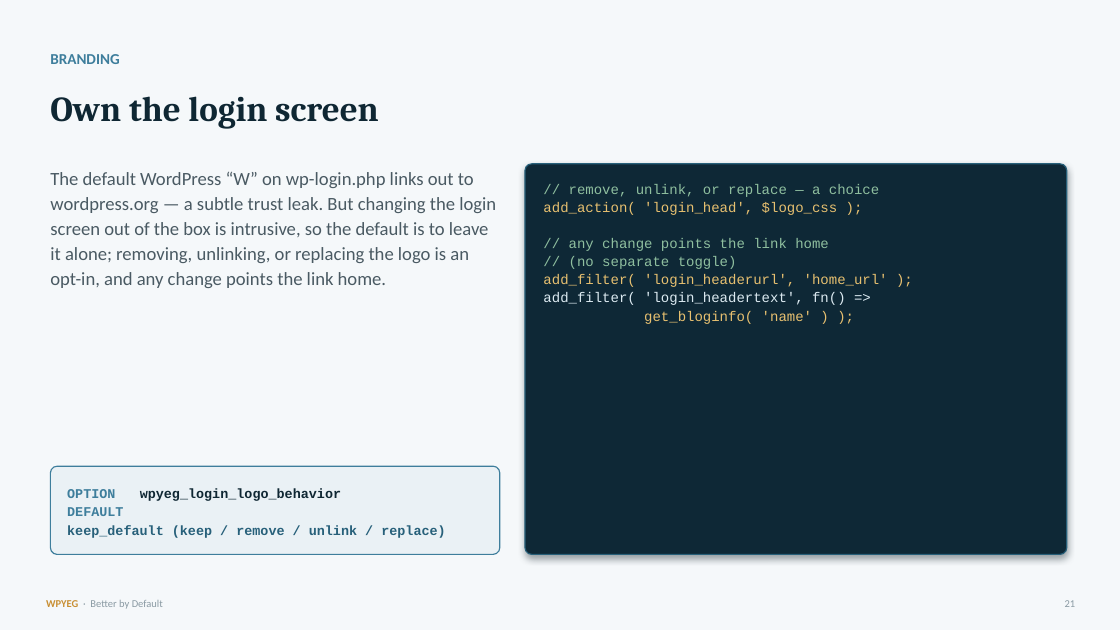
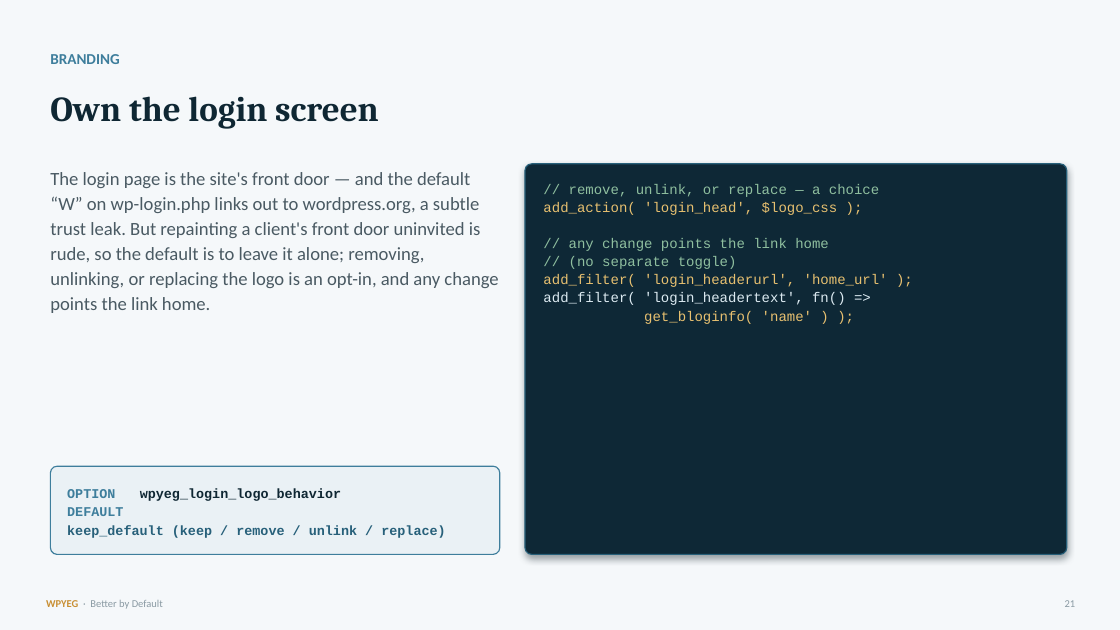
Before and after one commit to WPYEG/Better-by-Default, a slide deck: slide 21 of workshop/Better-by-Default.pptx. Drawn at 1120x630 pixels with LibreOffice and Linux fonts; fonts in the diff are those of the drawing. Boxes give left, top, right and bottom in pixels: in the first picture for what was removed or moved away, otherwise in the second. Text is boxed around its words. In the diff, an @@ line names an element or a change of style, - is before the commit and + after.

```diff
--- a/workshop/Better-by-Default.pptx
+++ b/workshop/Better-by-Default.pptx
@@ text at (x1=50, y1=172, x2=498, y2=313): text changed @@
-The default WordPress “W” on wp-login.php links out to wordpress.org — a subtle trust leak. But changing the login screen out of the box is intrusive, so the default is to leave it alone; removing, unlinking, or replacing the logo is an opt-in, and any change points the link home.
+The login page is the site's front door — and the default “W” on wp-login.php links out to wordpress.org, a subtle trust leak. But repainting a client's front door uninvited is rude, so the default is to leave it alone; removing, unlinking, or replacing the logo is an opt-in, and any change points the link home.
```
Also in this commit, not shown: 4 other slides changed, 3 other files.
